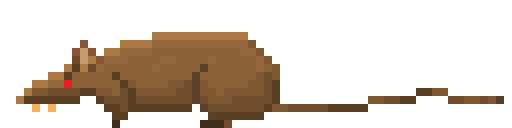
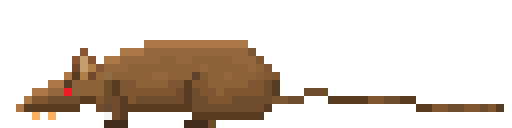
Revision of a layered w=512, h=128 image; what changed, layer by layer:
showed "Layer 5 copy" over [16, 40, 504, 128]
hid "Layer 4" over [16, 32, 504, 128]
hid "Background" over [16, 32, 504, 128]
